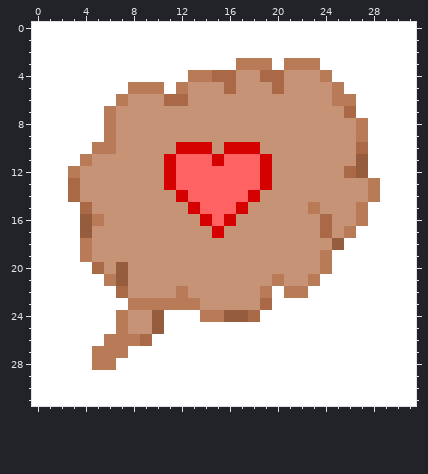
Pixel-art sprite -- graphics/raw/heart/heart.png. The picture above was drawn from the file before the commit.
The file is 32x32 pixels.
After:
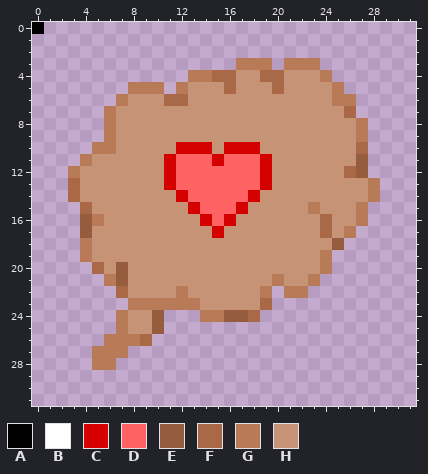
Palette (. is transparent): A #000000  B #ffffff  C #d50000  D #ff6262  E #955c3e  F #aa6946  G #b97a57  H #c79376
Diff:
y 0: x 0..31 BBBBBBBBBBBBBBBBBBBBBBBBBBBBBBBB -> A...............................
y 1..2: x 0..31 BBBBBBBBBBBBBBBBBBBBBBBBBBBBBBBB -> ................................
y 3: x 0..16 BBBBBBBBBBBBBBBBB -> .................; x 20 B -> .; x 24..31 BBBBBBBB -> ........
y 4: x 0..12 BBBBBBBBBBBBB -> .............; x 25..31 BBBBBBB -> .......
y 5: x 0..7 BBBBBBBB -> ........; x 11 B -> .; x 26..31 BBBBBB -> ......
y 6: x 0..6 BBBBBBB -> .......; x 27..31 BBBBB -> .....
y 7: x 0..5 BBBBBB -> ......; x 27..31 BBBBB -> .....
y 8..9: x 0..5 BBBBBB -> ......; x 28..31 BBBB -> ....
y 10: x 0..4 BBBBB -> .....; x 28..31 BBBB -> ....
y 11: x 0..3 BBBB -> ....; x 28..31 BBBB -> ....
y 12: x 0..2 BBB -> ...; x 28..31 BBBB -> ....
y 13..14: x 0..2 BBB -> ...; x 29..31 BBB -> ...
y 15..16: x 0..3 BBBB -> ....; x 28..31 BBBB -> ....
y 17: x 0..3 BBBB -> ....; x 27..31 BBBBB -> .....
y 18: x 0..3 BBBB -> ....; x 26..31 BBBBBB -> ......
y 19: x 0..3 BBBB -> ....; x 25..31 BBBBBBB -> .......
y 20: x 0..4 BBBBB -> .....; x 25..31 BBBBBBB -> .......
y 21: x 0..5 BBBBBB -> ......; x 24..31 BBBBBBBB -> ........
y 22: x 0..6 BBBBBBB -> .......; x 20 B -> .; x 23..31 BBBBBBBBB -> .........
y 23: x 0..7 BBBBBBBB -> ........; x 20..31 BBBBBBBBBBBB -> ............
y 24: x 0..6 BBBBBBB -> .......; x 11..13 BBB -> ...; x 19..31 BBBBBBBBBBBBB -> .............
y 25: x 0..6 BBBBBBB -> .......; x 11..31 BBBBBBBBBBBBBBBBBBBBB -> .....................
y 26: x 0..5 BBBBBB -> ......; x 10..31 BBBBBBBBBBBBBBBBBBBBBB -> ......................
y 27: x 0..4 BBBBB -> .....; x 8..31 BBBBBBBBBBBBBBBBBBBBBBBB -> ........................
y 28: x 0..4 BBBBB -> .....; x 7..31 BBBBBBBBBBBBBBBBBBBBBBBBB -> .........................
y 29..31: x 0..31 BBBBBBBBBBBBBBBBBBBBBBBBBBBBBBBB -> ................................
Pixel boxes of the changes (left, top, right, bottom) in both pictures:
changed: (32, 22, 416, 406)
